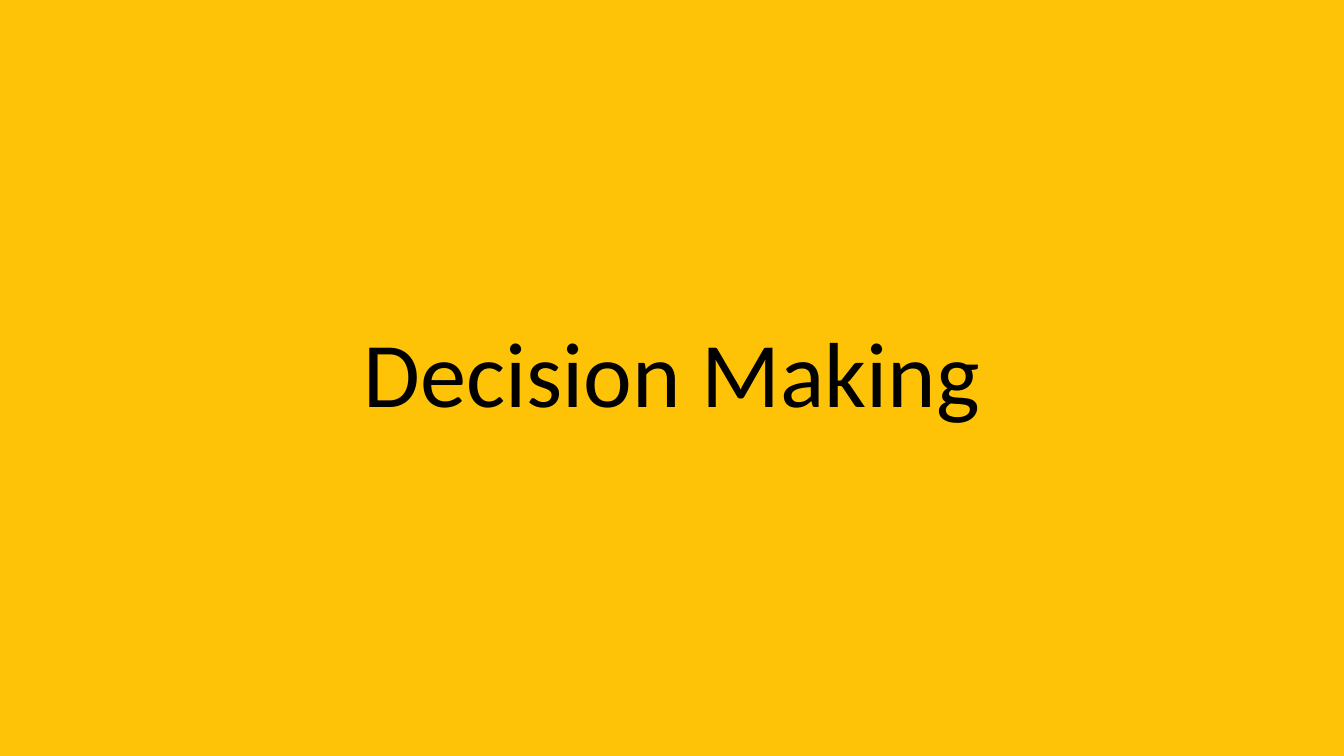
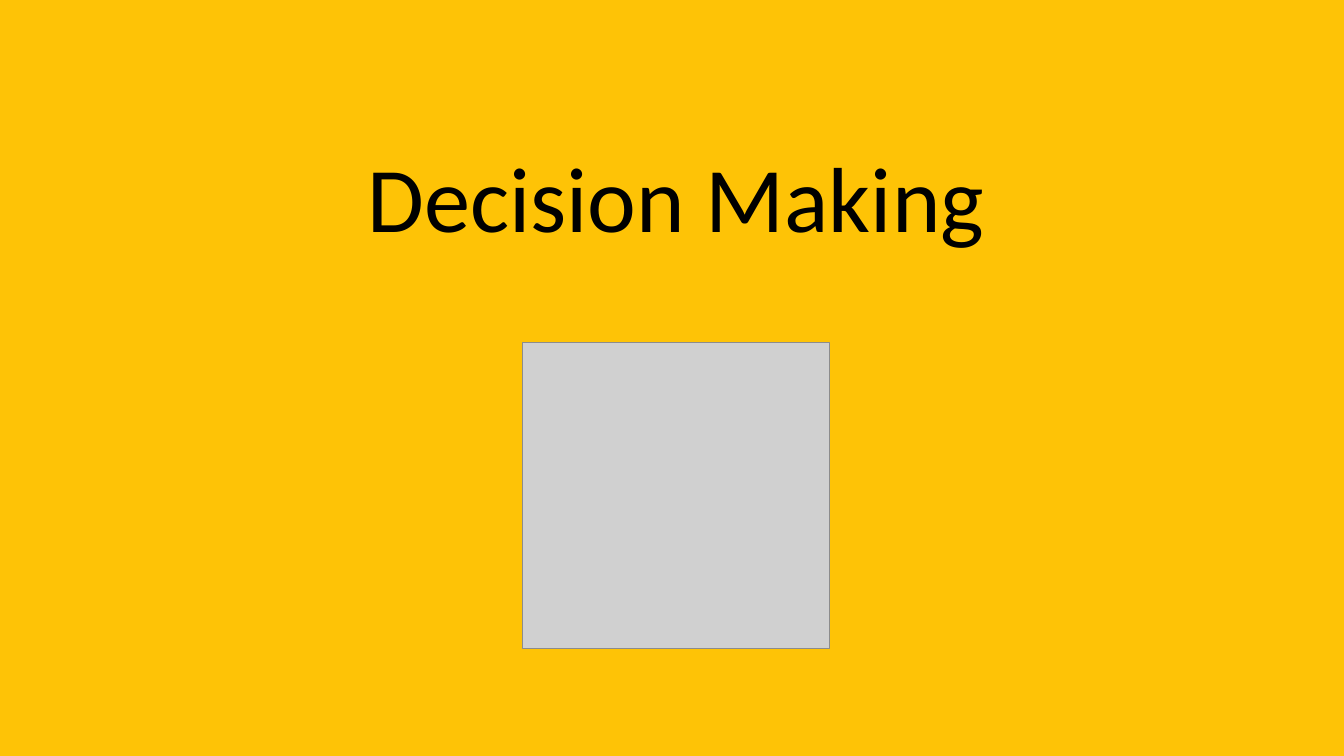
Before and after one commit to davidaayers/comm-and-doc-arch-decisions, a slide deck: slide 45 of comm-and-doc-arch-decisions.pptx. Drawn at 1344x756 pixels with LibreOffice and Linux fonts; fonts in the diff are those of the drawing; grey boxes stand for pictures. Boxes give left, top, right and bottom in pixels: in the first picture for what was removed or moved away, otherwise in the second. Text is boxed around its words. In the diff, an @@ line names an element or a change of style, - is before the commit and + after.

```diff
--- a/comm-and-doc-arch-decisions.pptx
+++ b/comm-and-doc-arch-decisions.pptx
@@ title "Decision Making": place and size @@
-title "Decision Making" at (363, 343, 980, 423)
+title "Decision Making" at (368, 168, 984, 248)
@@ picture added at (523, 342, 830, 648) @@
```
Also in this commit, not shown: 14 other slides changed, 1 slide removed.
